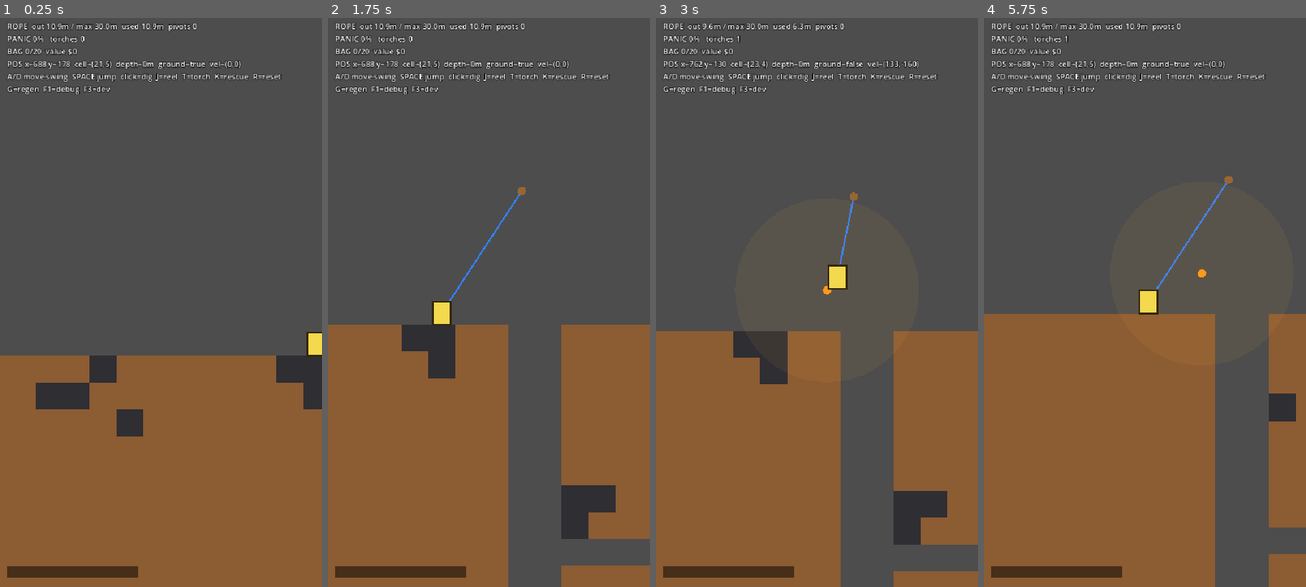
Above: before the commit, frames 1-4 (left to right).
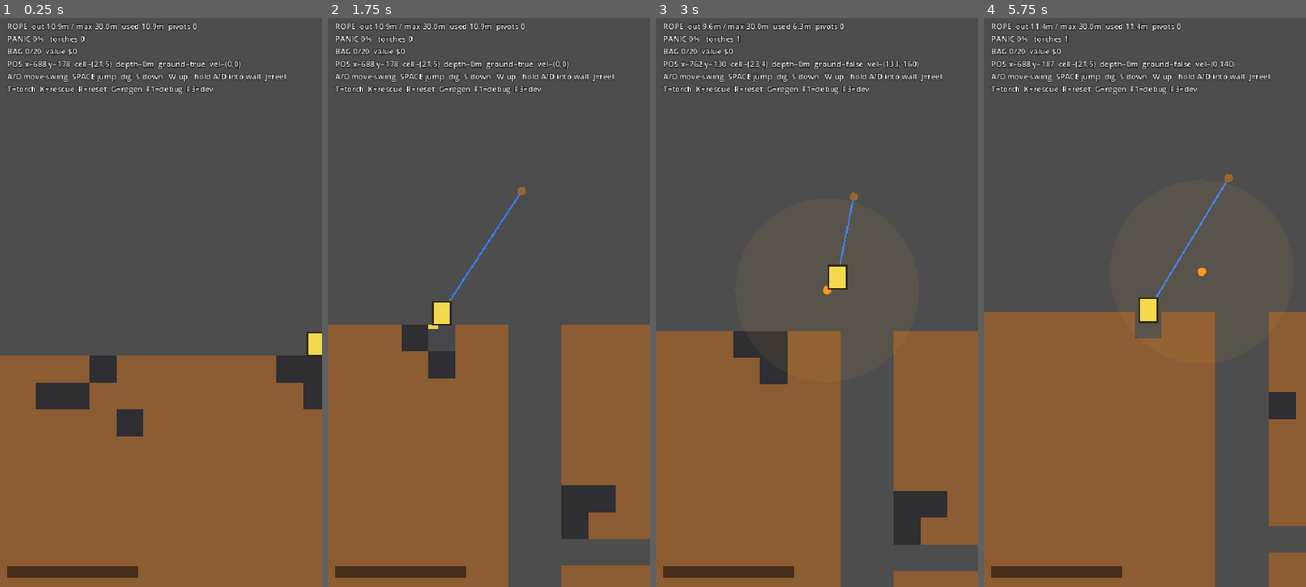
Above: after the commit, the same moments.

Repository: JoaoDobrowolski/inner-miner
Game: Godot game, scene res://scenes/Main.tscn
Same seed, same stepped clock (60 frames per second), same inputs: the game is played once before the commit and once after it.
Inputs (mouse positions are in pixels of both pictures, inside the frame that each line leads up to):
- Up to frame 1 (0.25 s): no input
- Up to frame 2 (1.75 s): tap Enter at 0.5 s; move the mouse to (559, 274) at 0.52 s; hold D 0.53-1.28 s; tap R at 0.6, 1.55 s; click (559, 274) at 0.67 s; tap Space at 0.77, 1.52 s; move the mouse to (424, 330) at 1.27 s; hold S from 1.28 s (still down); tap J at 1.35 s; click (424, 330) at 1.42 s
- Up to frame 3 (3 s): move the mouse to (849, 171) at 2.02 s; release S at 2.03 s; hold D 2.03-2.78 s; tap K at 2.1 s; click (849, 171) at 2.17 s; tap R at 2.3 s; move the mouse to (800, 416) at 2.77 s; hold W from 2.78 s (still down); tap T at 2.85 s; click (800, 416) at 2.92 s
- Up to frame 4 (5.75 s): tap Space at 3.02, 3.77, 4.52 s; tap R at 3.05, 3.8, 4.35, 5.1 s; move the mouse to (1241, 387) at 3.52 s; release W at 3.53 s; hold A 3.53-5.03 s; tap G at 3.6 s; click (1241, 387) at 3.67 s; move the mouse to (1048, 217) at 4.27 s; click (1048, 217) at 4.42 s; move the mouse to (1161, 302) at 5.02 s; hold S from 5.03 s (still down); click (1161, 302) at 5.17 s

The runs differ from the first frame. In frame 1, 0.8% of the frame differs, in the area x 2-89%, y 9-14%; in frame 2, 1.2%; in frame 3, 0.8%; in frame 4, 2.0%, in the area x 0-100%, y 0-95%.

Commit message:
feat: Add block editing and directional digging mechanics; enhance dev menu for configuration

Diff:
--- a/scripts/main.gd
+++ b/scripts/main.gd
@@ -27,6 +27,12 @@
 var claustrophobia_off := false
 var free_cam := false
 var free_cam_y := 0.0
+var block_edit := false
+
+# digging: hold a direction into a solid; it breaks after break_time seconds
+var break_time := 0.5
+var _dig_timer := 0.0
+var _dig_target := Vector2i(-2, -2)
 
 var _spawn := Vector2.ZERO
 var _last_player_pos := Vector2.ZERO
@@ -155,6 +161,15 @@
     var set_hj: Callable = func(v): player.high_jump_enabled = v
     dev_menu.add_toggle("High jump 2x", get_hj, set_hj)
 
+    # block editor: LMB add, RMB remove, anywhere the mouse is (no adjacency)
+    var get_be: Callable = func(): return block_edit
+    var set_be: Callable = func(v): block_edit = v
+    dev_menu.add_toggle("Block edit LMB/RMB", get_be, set_be)
+
+    var get_bt: Callable = func(): return break_time
+    var set_bt: Callable = func(v): break_time = v
+    dev_menu.add_slider("Break time s", 0.0, 2.0, 0.1, get_bt, set_bt)
+
     dev_menu.add_button("Reset to defaults", _dev_reset_defaults)
 
 
@@ -176,6 +191,8 @@
     backpack.capacity = DEFAULT_BAG
     claustrophobia_off = false
     free_cam = false
+    block_edit = false
+    break_time = 0.5
     player.max_air_jumps = 0
     player.high_jump_enabled = false
     player.reel_hop_enabled = false
@@ -210,6 +227,8 @@
             _start_panic()
 
     _update_camera(delta)
+    _update_block_edit()
+    _update_digging(delta)
     _update_hud()
     queue_redraw()
 
@@ -241,30 +260,59 @@
                 _reset()
             KEY_R:
                 _reset()
-    elif event is InputEventMouseButton and event.pressed and event.button_index == MOUSE_BUTTON_LEFT:
-        _try_dig(get_global_mouse_position())
-
-
-func _try_dig(world_pos: Vector2) -> void:
-    if panicking:
+
+
+# Dev block editor: paint solid with LMB, erase with RMB, anywhere on the map.
+func _update_block_edit() -> void:
+    if not block_edit:
+        return
+    # don't paint through the dev-menu panel while clicking its widgets
+    if dev_menu.visible and dev_menu.get_global_rect().has_point(get_viewport().get_mouse_position()):
+        return
+    var cell := world.world_to_cell(get_global_mouse_position())
+    if Input.is_mouse_button_pressed(MOUSE_BUTTON_LEFT):
+        world.set_cell(cell.x, cell.y, GridWorld.Cell.STONE)
+    elif Input.is_mouse_button_pressed(MOUSE_BUTTON_RIGHT):
+        world.set_cell(cell.x, cell.y, GridWorld.Cell.AIR)
+
+
+# Directional digging: hold S (down), W (up), or A/D into a wall. The targeted
+# block breaks after break_time seconds of holding. Releasing/retargeting resets.
+func _update_digging(delta: float) -> void:
+    if panicking or block_edit:
+        _dig_timer = 0.0
+        _dig_target = Vector2i(-2, -2)
         return
     var pc := world.world_to_cell(player.position)
-    var tc := world.world_to_cell(world_pos)
-    var dx := tc.x - pc.x
-    var dy := tc.y - pc.y
-    # adjacent cells only, and never straight up (per the GDD)
-    if abs(dx) + abs(dy) != 1:
-        return
-    if dy < 0:
-        return
-    # Ore in a full backpack stays in the wall (pressure to surface) instead of
-    # being destroyed for nothing. Dirt/stone can always be dug to move around.
-    var target := world.get_cell(tc.x, tc.y)
-    if GridWorld.is_ore_cell(target) and backpack.is_full():
-        return
-    var mined := world.dig(tc.x, tc.y)
-    if GridWorld.is_ore_cell(mined):
-        backpack.add(mined)
+    var target := Vector2i(-2, -2)
+    if Input.is_physical_key_pressed(KEY_S) and world.is_diggable(pc.x, pc.y + 1):
+        target = Vector2i(pc.x, pc.y + 1)
+    elif (Input.is_physical_key_pressed(KEY_A) or Input.is_physical_key_pressed(KEY_LEFT)) and world.is_diggable(pc.x - 1, pc.y):
+        target = Vector2i(pc.x - 1, pc.y)
+    elif (Input.is_physical_key_pressed(KEY_D) or Input.is_physical_key_pressed(KEY_RIGHT)) and world.is_diggable(pc.x + 1, pc.y):
+        target = Vector2i(pc.x + 1, pc.y)
+    elif Input.is_physical_key_pressed(KEY_W) and world.is_diggable(pc.x, pc.y - 1):
+        target = Vector2i(pc.x, pc.y - 1)
+
+    if target == Vector2i(-2, -2):
+        _dig_timer = 0.0
+        _dig_target = target
+        return
+    if target != _dig_target:
+        _dig_target = target
+        _dig_timer = 0.0
+    _dig_timer += delta
+    if _dig_timer >= break_time:
+        # Ore in a full backpack stays in the wall instead of being wasted.
+        var tc := world.get_cell(target.x, target.y)
+        if GridWorld.is_ore_cell(tc) and backpack.is_full():
+            _dig_timer = 0.0
+            return
+        world.dig(target.x, target.y)
+        if GridWorld.is_ore_cell(tc):
+            backpack.add(tc)
+        _dig_timer = 0.0
+        _dig_target = Vector2i(-2, -2)
 
 
 func _place_torch() -> void:
@@ -318,7 +366,7 @@
     hud.text += "POS x=%.0f y=%.0f  cell=(%d,%d)  depth=%.0fm  ground=%s  vel=(%.0f,%.0f)\n" % [
         player.position.x, player.position.y, pc.x, pc.y, depth_m,
         str(player.on_ground), player.velocity.x, player.velocity.y]
-    hud.text += "A/D move·swing  SPACE jump  click=dig  J=reel  T=torch  K=rescue  R=reset  G=regen  F1=debug  F3=dev"
+    hud.text += "A/D move·swing  SPACE jump  dig: S down · W up · hold A/D into wall  J=reel  T=torch  K=rescue  R=reset  G=regen  F1=debug  F3=dev"
 
     var f := clampf(panic.value / 100.0, 0.0, 1.0)
     panic_overlay.color.a = f * 0.45
@@ -341,6 +389,14 @@
     draw_circle(rope.anchor, 5.0, Color(0.60, 0.40, 0.20))   # winch
     for p in rope.pivots:
         draw_circle(p["pos"], 4.0, Color(1.0, 0.30, 0.30))   # wrap corners
+
+    # dig progress feedback on the targeted block
+    if _dig_target.x >= 0 and _dig_timer > 0.0 and break_time > 0.0:
+        var dc := GridWorld.CELL
+        var r := Rect2(_dig_target.x * dc, _dig_target.y * dc, dc, dc)
+        var prog := clampf(_dig_timer / break_time, 0.0, 1.0)
+        draw_rect(r, Color(1, 1, 1, 0.12), true)
+        draw_rect(Rect2(r.position, Vector2(dc * prog, 5)), Color(1.0, 0.9, 0.3, 0.9), true)
 
     for t in torches:
         draw_circle(t, panic.torch_radius, Color(1.0, 0.7, 0.2, 0.07))   # safe zone
